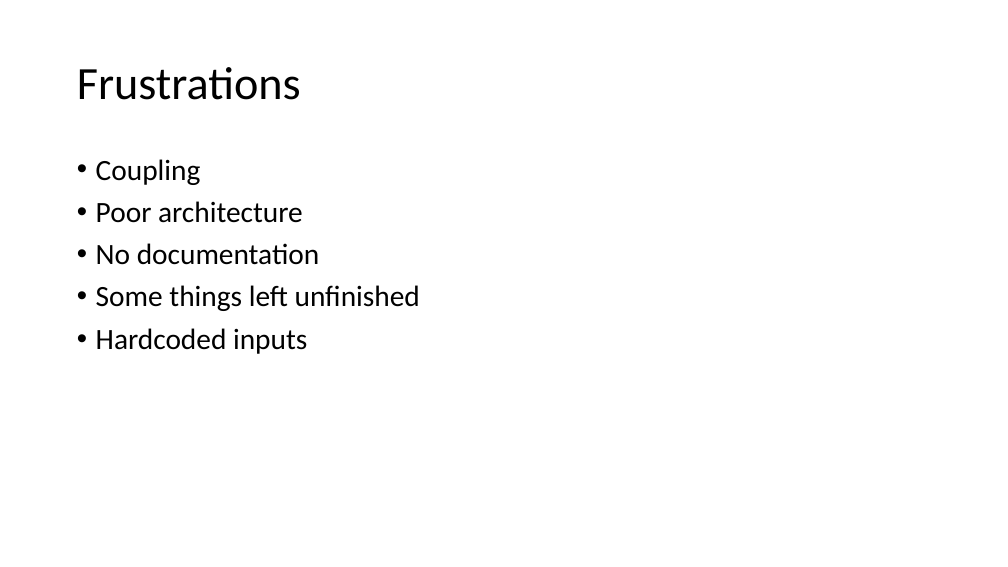
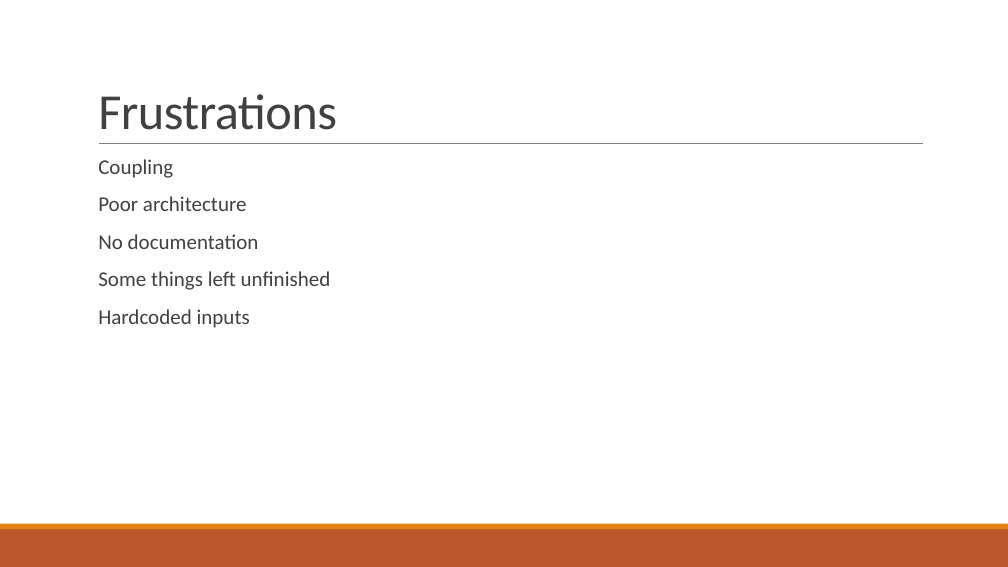
Before and after one commit to mason2smart/Pokemon-Battle-Simulator-Debugging, a slide deck: slide 5 of PokemonPresentation.pptx. Drawn at 1008x567 pixels with LibreOffice and Linux fonts; fonts in the diff are those of the drawing. Boxes give left, top, right and bottom in pixels: in the first picture for what was removed or moved away, otherwise in the second. Text is boxed around its words. In the diff, an @@ line names an element or a change of style, - is before the commit and + after.

```diff
--- a/PokemonPresentation.pptx
+++ b/PokemonPresentation.pptx
@@ title "Frustrations": place and size @@
-title "Frustrations" at <box>77,67,301,100</box>
+title "Frustrations" at <box>98,94,337,130</box>
@@ title "Frustrations" at <box>98,94,337,130</box>: size 44 to 48 pt, text colour #000000 to #404040, letter spacing 0 to -0.5 pt; line spacing 0.9 to 0.85; vertical alignment middle to bottom @@
@@ line added from (99, 144) to (923, 144), #808080 0.5 pt @@
@@ text "Coupling" at <box>98,159,331,328</box>: size 28 to 20 pt, text colour #000000 to #404040; bullet • to  ; more space between paragraphs @@
@@ rectangle added at <box>0,529,1008,567</box>, fill #BD582C @@
@@ rectangle added at <box>0,524,1008,529</box>, fill #E48312 @@
```
Also in this commit, not shown: 5 other slides changed.
